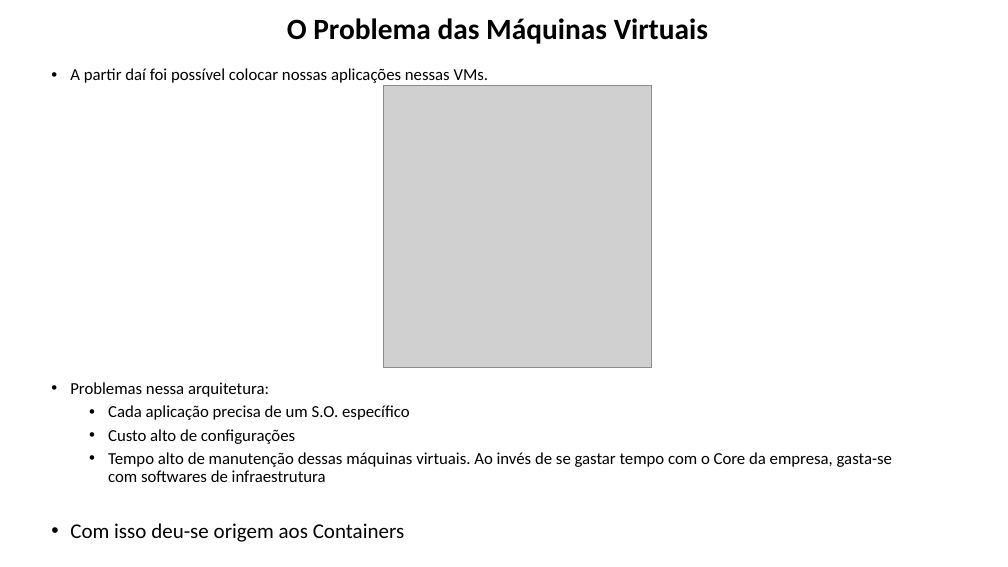
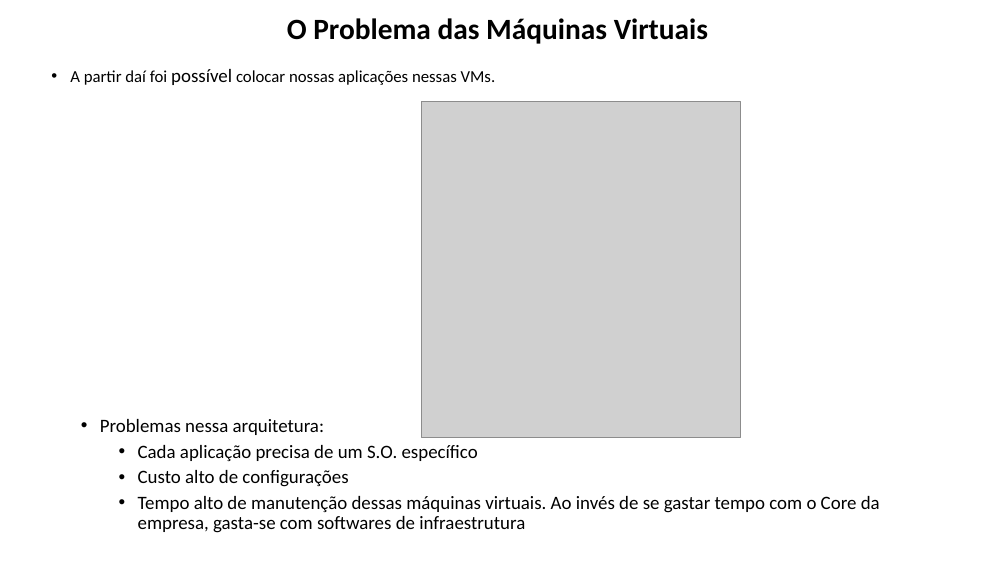
Before and after one commit to lacsousa/learning-docker, a slide deck: slide 5 of docs/docker-resumo.pptx. Drawn at 1008x567 pixels with LibreOffice and Linux fonts; fonts in the diff are those of the drawing; grey boxes stand for pictures. Boxes give left, top, right and bottom in pixels: in the first picture for what was removed or moved away, otherwise in the second. Text is boxed around its words. In the diff, an @@ line names an element or a change of style, - is before the commit and + after.

```diff
--- a/docs/docker-resumo.pptx
+++ b/docs/docker-resumo.pptx
@@ text "A partir daí foi possível ..." at (x1=70, y1=69, x2=496, y2=85): size 16 to 18 pt in "possível" @@
@@ picture resized from (x1=384, y1=86, x2=652, y2=368) to (x1=422, y1=102, x2=741, y2=438) @@
@@ text "Problemas nessa arquitetura:" moved from (x1=70, y1=382, x2=892, y2=542) to (x1=100, y1=419, x2=880, y2=533) @@
@@ text "Problemas nessa arquitetura:" at (x1=100, y1=419, x2=880, y2=533): size 16 to 18 pt @@
@@ text at (x1=70, y1=523, x2=405, y2=542): paragraph removed @@
-• Com isso deu-se origem aos Containers
```
Also in this commit, not shown: 9 other slides changed, 3 slides added, 3 slides removed.
